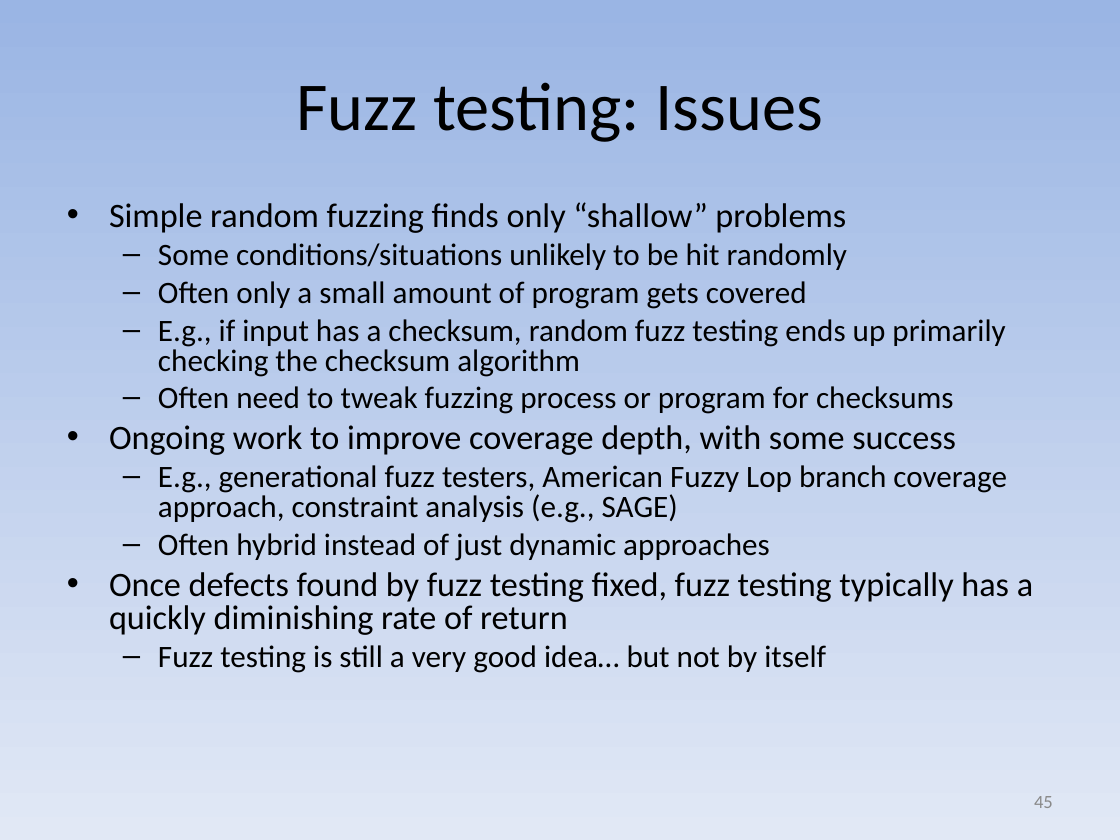
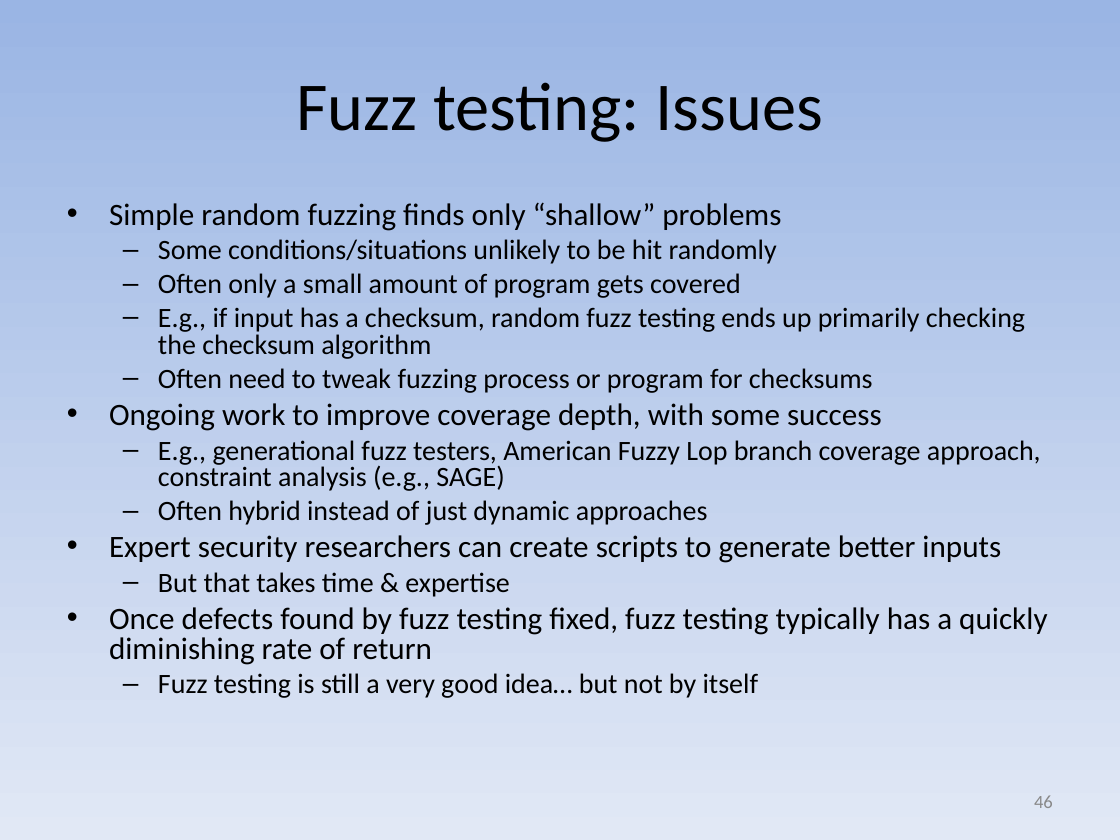
Before and after one commit to david-a-wheeler/david-a-wheeler.github.io, a slide deck: slide 46 of secure-class/presentations/Secure-Software-9-Tools.ppt (slide 45 before the commit). Drawn at 1120x840 pixels with LibreOffice and Linux fonts; fonts in the diff are those of the drawing. Boxes give left, top, right and bottom in pixels: in the first picture for what was removed or moved away, otherwise in the second. Text is boxed around its words. In the diff, an @@ line names an element or a change of style, - is before the commit and + after.

```diff
--- a/secure-class/presentations/Secure-Software-9-Tools.ppt
+++ b/secure-class/presentations/Secure-Software-9-Tools.ppt
@@ text at (109, 202, 1047, 698): size 22 to 20 pt in "Simple random fuzzing finds only “shallow” problems", "Ongoing work to improve coverage depth, with ...", "Once defects found by fuzz testing fixed, ..."; size 20 to 18 pt in "Some conditions/situations unlikely to be hit randomly", "Often only a small amount of program ...", "E.g., if input has a checksum, random ...", "Often need to tweak fuzzing process or ..." and 3 more places @@
@@ text at (109, 535, 1001, 597): paragraphs added @@
+• Expert security researchers can create scripts to generate better inputs
+  – But that takes time & expertise
@@ page number at (1034, 795, 1053, 808): text changed @@
-45
+46
```
Also in this commit, not shown: 3 other slides changed, 1 slide added.
